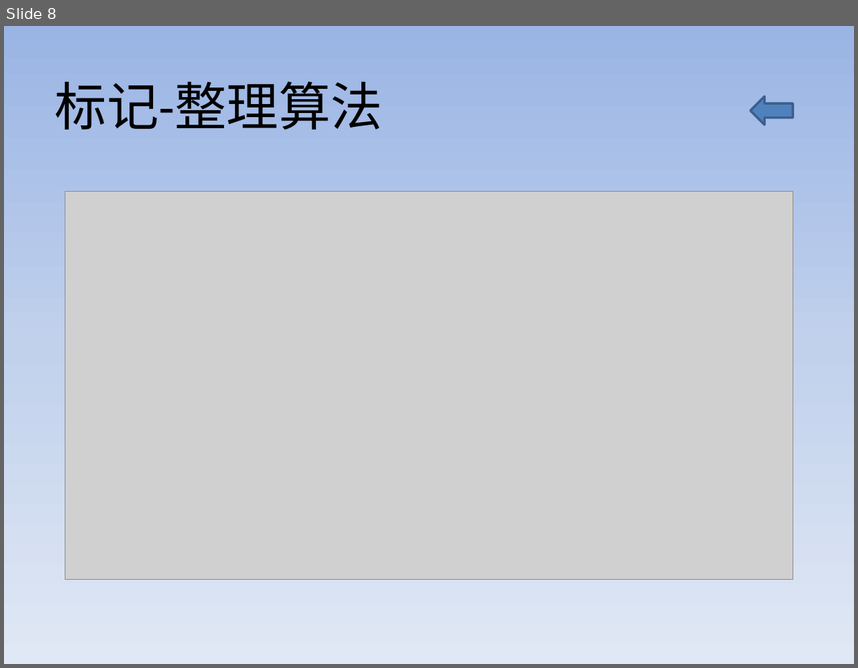
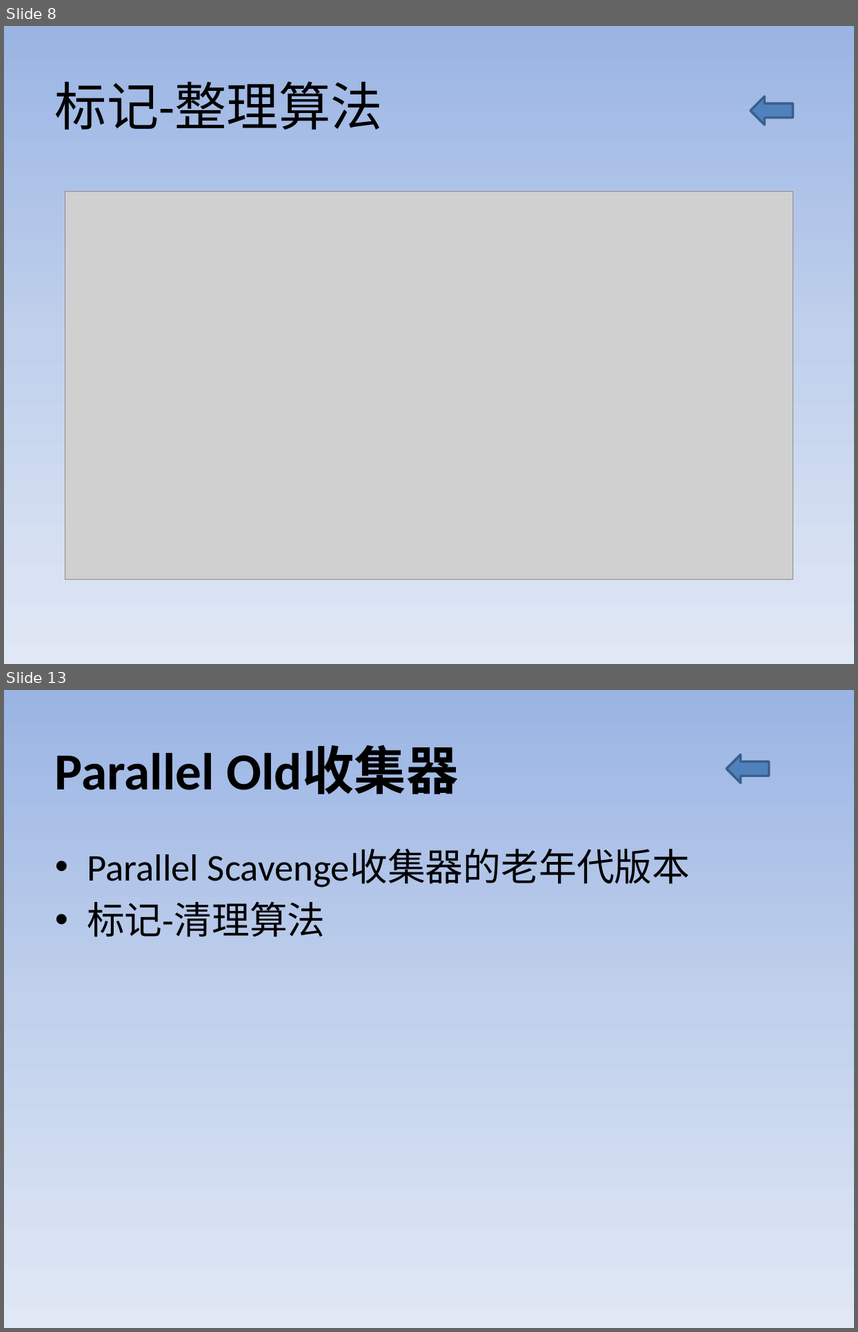
Before and after one commit to Aissue/myLearn, a slide deck: aboutGC/src/files/GC.pptx. Shown one above the other, each under a label of ours: slide 8 before the commit, slides 8 and 13 after it; the slides between them are not shown. The pictures are 858x668 and 858x1332 pixels, drawn with LibreOffice and Linux fonts; fonts in the diff are those of the drawing; grey boxes stand for pictures. Boxes give left, top, right and bottom in pixels: in the first picture for what was removed or moved away, otherwise in the second. Text is boxed around its words. In the diff, an @@ line names an element or a change of style, - is before the commit and + after.

```diff
--- a/aboutGC/src/files/GC.pptx
+++ b/aboutGC/src/files/GC.pptx
@@ slide 13 added at (4, 690, 854, 1328), background gradient #9AB5E4 to #C2D1ED to #E1E8F5 @@
@@ title added at (55, 746, 458, 794), 44 pt, text #000000, bold @@
+Parallel Old收集器
@@ left arrow added at (726, 755, 769, 782), fill #4F81BD, outline #3A5F8C 2 pt @@
@@ text added at (87, 849, 691, 937), 32 pt, text #000000 @@
+• Parallel Scavenge收集器的老年代版本
+• 标记-清理算法
```
Also in this commit, not shown: 2 slides changed, 3 other slides added, 1 other file.
